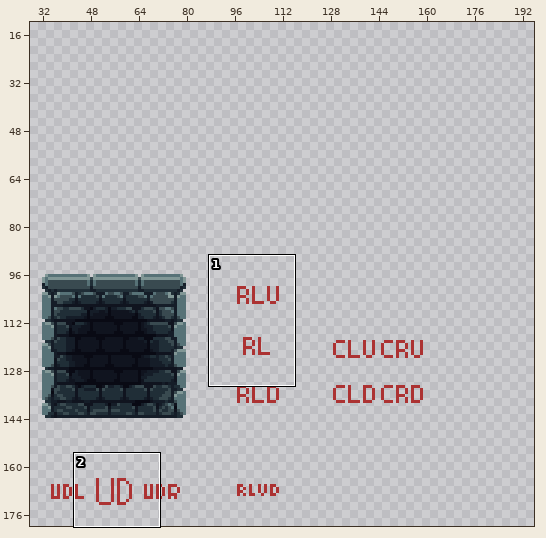
Pixel-art file -- aseprite/Block_Atlas_Brouillon.aseprite. Above: a wide view before the commit, with the close-up outlined.
Close-up. Before the edit:
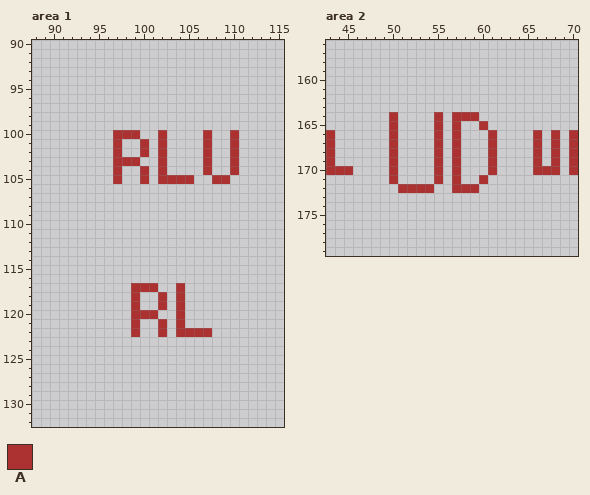
256x256 pixels, 1 frame. Shown: area 1: x 88..115, y 90..132; area 2: x 43..70, y 156..179. The wide view leaves out empty margins. The commit also changed other parts of the picture, which this record leaves out.
Palette (. is transparent): A #ac3232
Pixels before, area 1, first column x 97:
100 AAA..A....A..A
101 A..A.A....A..A
102 A..A.A....A..A
103 AAA..A....A..A
104 A..A.A....A..A
105 A..A.AAAA..AA.
106 ..............
107 ..............
108 ..............
109 ..............
110 ..............
111 ..............
112 ..............
113 ..............
114 ..............
115 ..............
116 ..............
117 ..AAA..A......
118 ..A..A.A......
119 ..A..A.A......
120 ..AAA..A......
121 ..A..A.A......
122 ..A..A.AAAA...
Pixels before, area 2, first column x 43:
164 .......A....A.AAA...........
165 .......A....A.A..A..........
166 A......A....A.A...A....A.A.A
167 A......A....A.A...A....A.A.A
168 A......A....A.A...A....A.A.A
169 A......A....A.A...A....A.A.A
170 AAA....A....A.A...A....AAA.A
171 .......A....A.A..A..........
172 ........AAAA..AAA...........
The result:
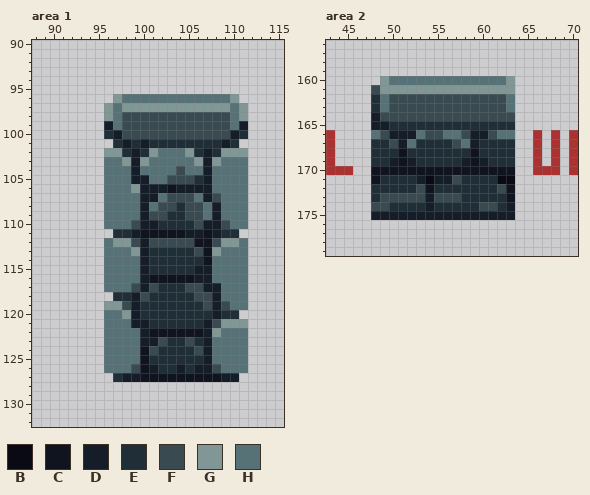
Colours new in this view: B #090a14  C #10141f  D #151d28  E #202e37  F #394a50  G #819796  H #577277
Changes in this commit:
Area 1:
y 96: x 97..110 .............. -> GHHHHHHHHHHHHG
y 97: x 96..111 ................ -> GHGGGGGGGGGGGGHG
y 98: x 96..111 ................ -> GHFFFFFFFFFFFFHG
y 99: x 96..111 ................ -> DHFFFFFFFFFFFFHD
y 100: x 96..111 .AAA..A....A..A. -> EDFFFFFFFFFFFFDE
y 101: x 97..110 A..A.A....A..A -> EDEDEEEEEEEEDE
y 102: x 96..111 .A..A.A....A..A. -> GGEDEGHHHGEDEGGG
y 103: x 96..111 .AAA..A....A..A. -> HHGDGHHHHHGDGHHH
y 104: x 96..111 .A..A.A....A..A. -> HHHDHHHHFHHDHHHH
y 105: x 96..111 .A..A.AAAA..AA.. -> HHHDDHHFFFEDHHHH
y 106: x 96..111 ................ -> HHHGDDDCDDDDHHHH
y 107: x 96..111 ................ -> HHHHDDHFFFHDFHHH
y 108: x 96..111 ................ -> HHHHDHFFEFFHDHHH
y 109: x 96..111 ................ -> HHHHDFFEEFFHDHHH
y 110: x 96..111 ................ -> HHHFDDEEEEFDDFHH
y 111: x 97..110 .............. -> EEDCCCCCDDCDEE
y 112: x 96..111 ................ -> HGGFDFFFFFCCFGGH
y 113: x 96..111 ................ -> HHHGDEEEEEFCGHHH
y 114: x 96..111 ................ -> HHHHDEEEEEECHHHH
y 115: x 96..111 ................ -> HHHHDEEEEEDDHHHH
y 116: x 96..111 ................ -> HHHHDCCCCCDDHHHH
y 117: x 96..111 ...AAA..A....... -> HHHFDFEEEFFDDHHH
y 118: x 97..111 ..A..A.A....... -> EEDFEEEEEFFDHHH
y 119: x 96..111 ...A..A.A....... -> GGFDEEEEEEEFDFHH
y 120: x 96..110 ...AAA..A...... -> HHGDEEEEEEEEDEE
y 121: x 96..111 ...A..A.A....... -> HHHDDEEEEEEDFGGG
y 122: x 96..111 ...A..A.AAAA.... -> HHHHDCCCCCCDGHHH
y 123: x 96..111 ................ -> HHHHDDFEEFEDHHHH
y 124: x 96..111 ................ -> HHHHCFEEEEFDHHHH
y 125: x 96..111 ................ -> HHHHCEEEEEEDHHHH
y 126: x 96..111 ................ -> HHHFCDEEDEDDFHHH
y 127: x 97..110 .............. -> EDDCCCCCCCCCDD
Area 2:
y 160: x 49..63 ............... -> GHHHHHHHHHHHHHG
y 161: x 48..63 ................ -> FGGGGGGGGGGGGGGG
y 162..163: x 48..63 ................ -> EHFFFFFFFFFFFFFH
y 164: x 48..63 ..A....A.AAA.... -> DFFFFFFFFFFFFFFF
y 165: x 48..63 ..A....A.A..A... -> DDEEEEEEEEEEEEEE
y 166: x 48..63 ..A....A.A...A.. -> HFDDDHFFHHFDDFHH
y 167: x 48..63 ..A....A.A...A.. -> EEFDHEEEEFHDEEEE
y 168: x 48..63 ..A....A.A...A.. -> EEECEEEEEEECEEEE
y 169: x 48..63 ..A....A.A...A.. -> EEDCDEEEEEDCDEEE
y 170: x 48..63 ..A....A.A...A.. -> CCCCCCCCCCCCCCCC
y 171: x 48..63 ..A....A.A..A... -> CEEEEDBDDFEEEEBB
y 172: x 48..63 ...AAAA..AAA.... -> EEEEEFCEEEEEEEFC
y 173: x 48..63 ................ -> EFFFFFDFFFEEEEEC
y 174: x 48..63 ................ -> FFEEEEDEEEEEFFED
y 175: x 48..63 ................ -> DDDDDDDDDDDDDDDD
Where, in picture pixels (left, top, right, bottom), the same in both close-ups:
changed: (104, 94, 248, 382)
changed: (371, 76, 515, 220)
